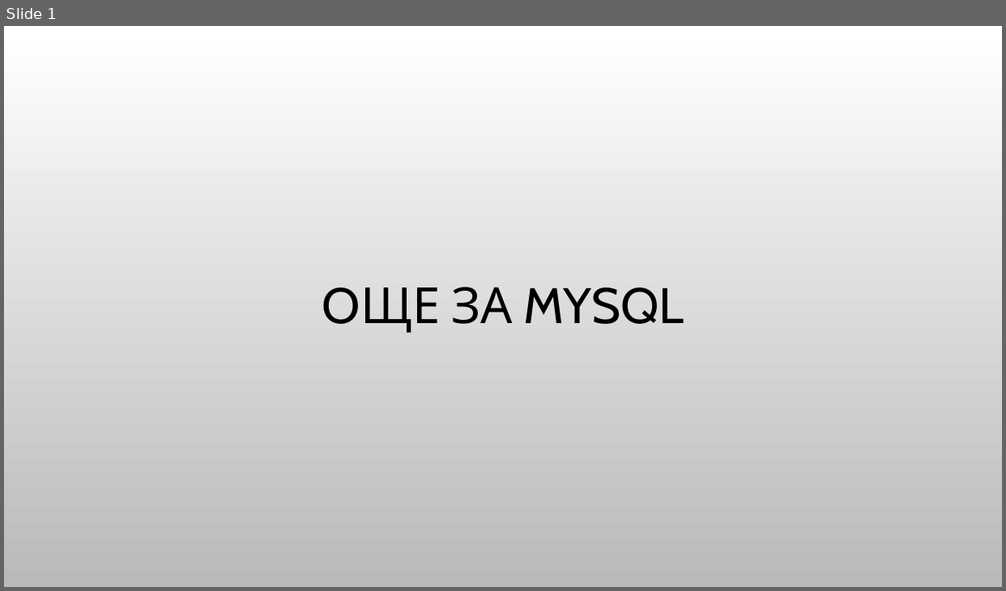
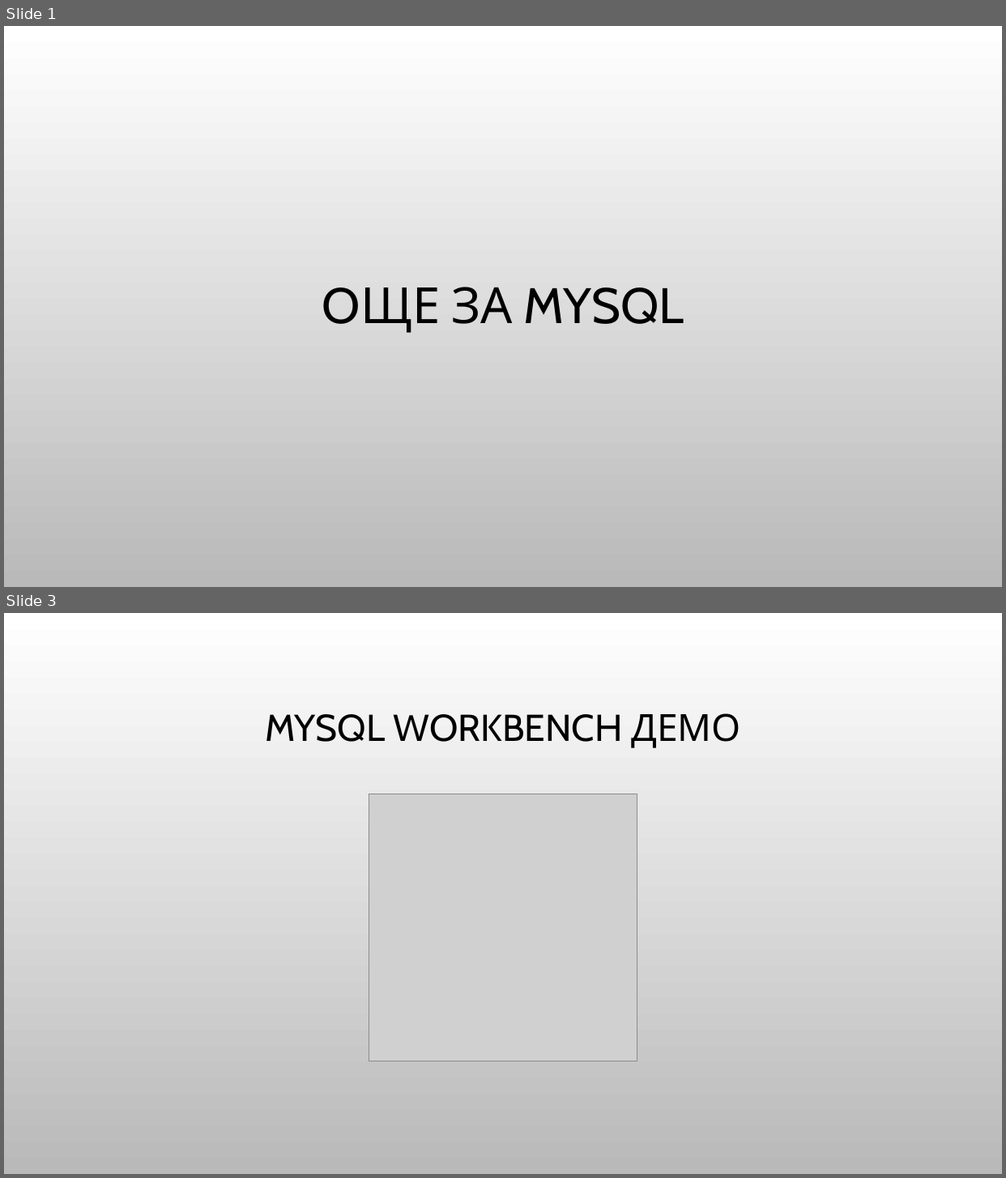
Before and after one commit to Bilyukov/php-mysql-course, a slide deck: 10.advanced-mysql.pptx. Shown one above the other, each under a label of ours: slide 1 before the commit, slides 1 and 3 after it; the slides between them are not shown. The pictures are 1006x591 and 1006x1178 pixels, drawn with LibreOffice and Linux fonts; fonts in the diff are those of the drawing; grey boxes stand for pictures; background and template pictures are left out. Boxes give left, top, right and bottom in pixels: in the first picture for what was removed or moved away, otherwise in the second. Text is boxed around its words. In the diff, an @@ line names an element or a change of style, - is before the commit and + after.

Commit message:
Added advanced mysql lection and examples

```diff
--- a/10.advanced-mysql.pptx
+++ b/10.advanced-mysql.pptx
@@ slide 3 added at box(4, 613, 1002, 1174), background picture (left out) @@
@@ title added at box(265, 713, 741, 748), 36 pt, text #000000 @@
+MYSQL WORKBENCH ДЕМО
@@ picture added at box(369, 794, 637, 1062) @@
```
Also in this commit, not shown: 19 other slides added, 2 slides removed, 15 other files.
